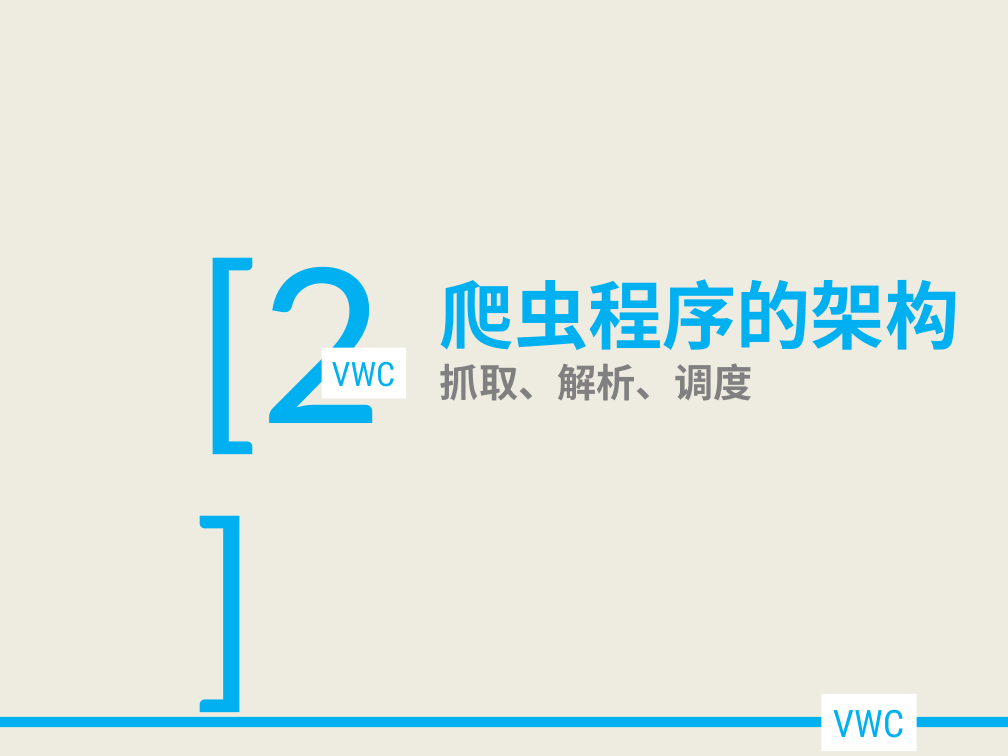
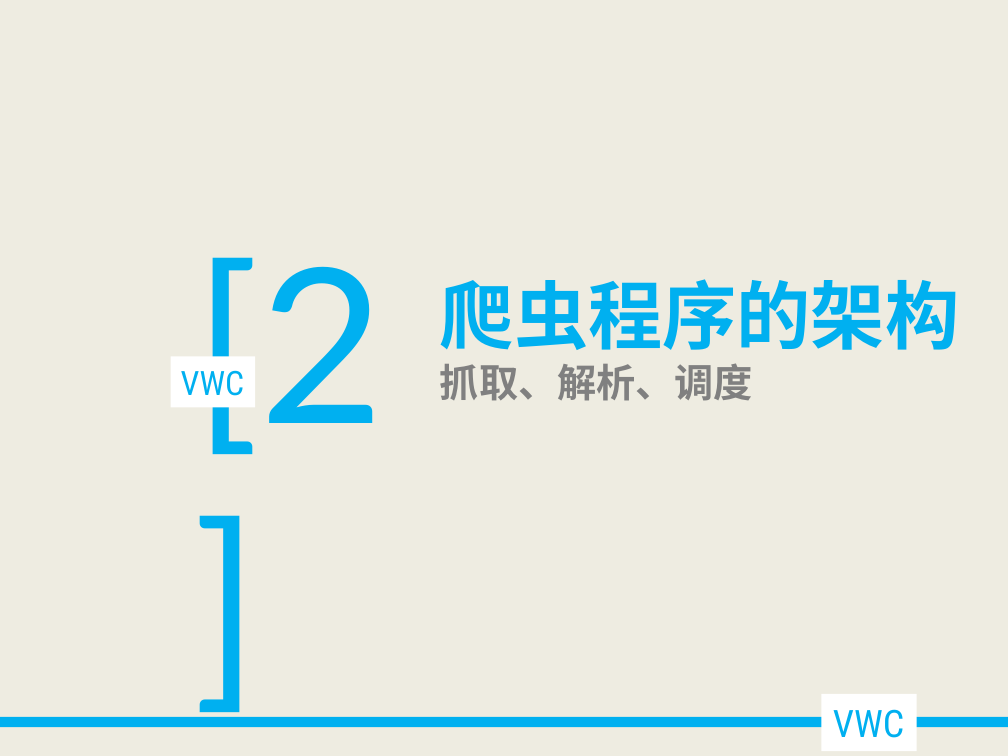
Before and after one commit to qingyu1229/qingyu1229.github.io, a slide deck: slide 13 of _posts/spider/细说垂直型网络爬虫.pptx. Drawn at 1008x756 pixels with LibreOffice and Linux fonts; fonts in the diff are those of the drawing. Boxes give left, top, right and bottom in pixels: in the first picture for what was removed or moved away, otherwise in the second. Text is boxed around its words. In the diff, an @@ line names an element or a change of style, - is before the commit and + after.

```diff
--- a/_posts/spider/细说垂直型网络爬虫.pptx
+++ b/_posts/spider/细说垂直型网络爬虫.pptx
@@ rectangle "VWC": place and size @@
-rectangle "VWC" at <box>322,348,406,398</box>
+rectangle "VWC" at <box>170,357,255,407</box>
```
Also in this commit, not shown: 2 other slides changed, 6 slides added.
